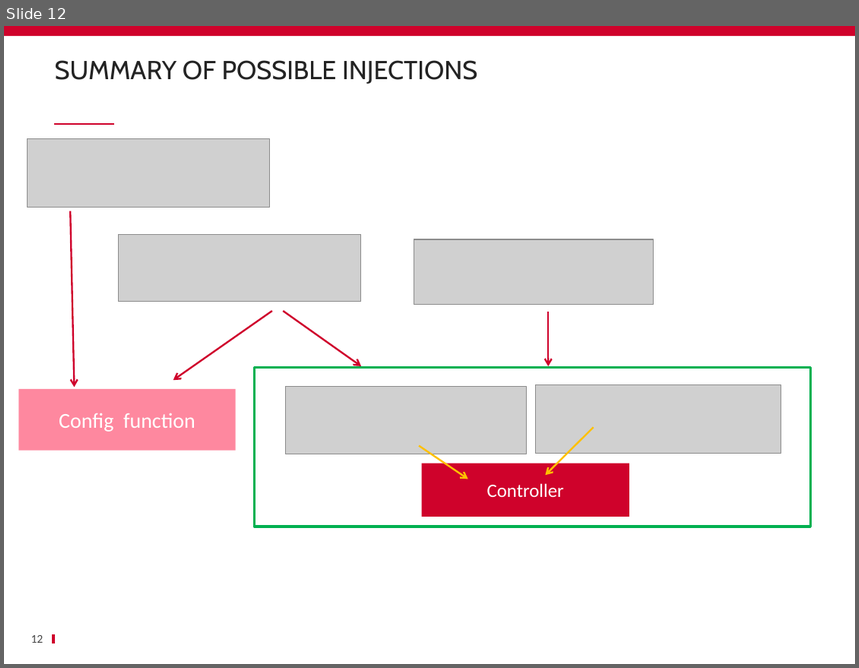
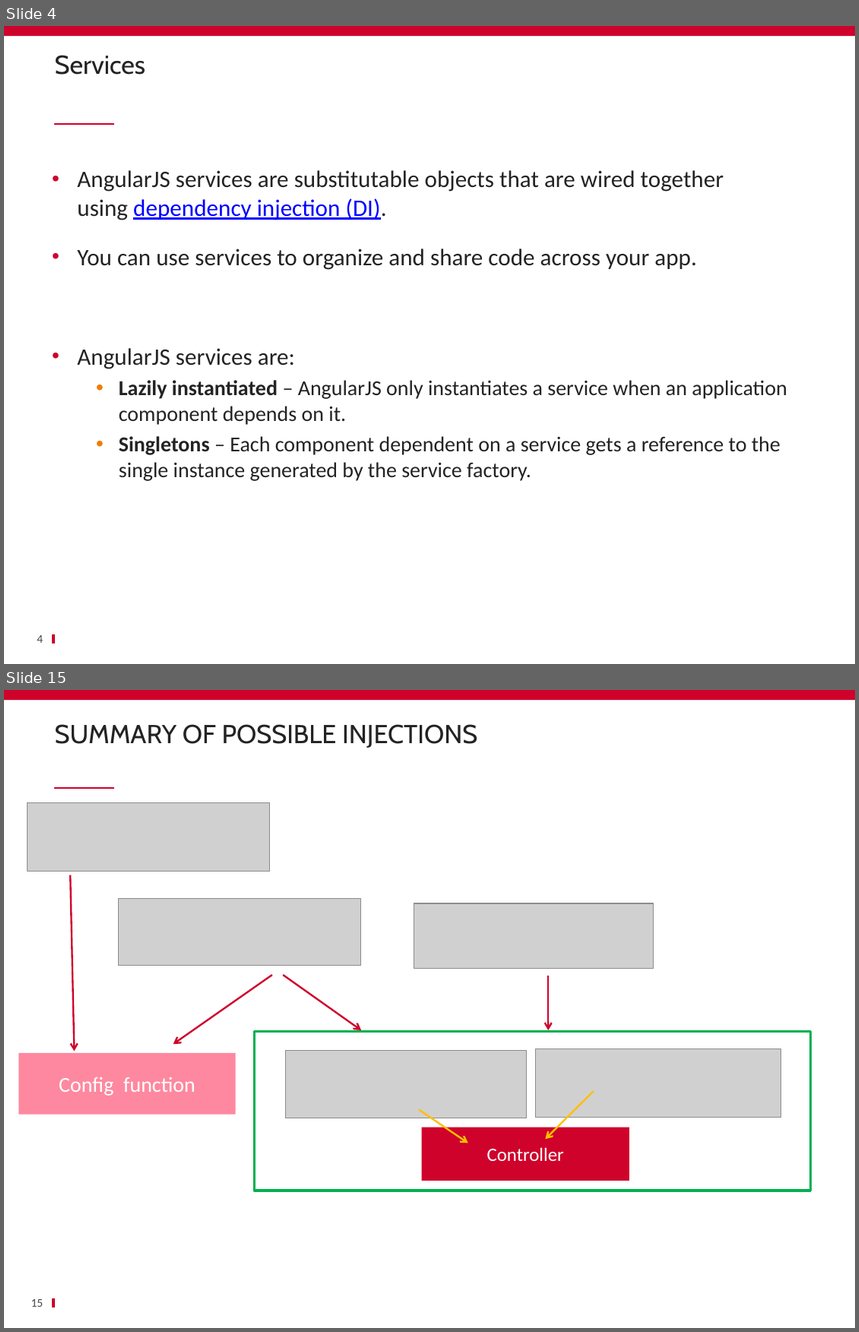
Before and after one commit to ycintre/formation-angularjs, a slide deck: 15 Custom services/Custom services.pptx. Shown one above the other, each under a label of ours: slide 12 before the commit, slides 4 and 15 after it; the slides between them are not shown. The pictures are 859x668 and 859x1332 pixels, drawn with LibreOffice and Linux fonts; fonts in the diff are those of the drawing; grey boxes stand for pictures; background and template pictures are left out. Boxes give left, top, right and bottom in pixels: in the first picture for what was removed or moved away, otherwise in the second. Text is boxed around its words. In the diff, an @@ line names an element or a change of style, - is before the commit and + after.

Commit message:
completely rework custom services slides

```diff
--- a/15 Custom services/Custom services.pptx
+++ b/15 Custom services/Custom services.pptx
@@ slide 4 added at box(4, 26, 855, 664), background #FFFFFF; not listed: 3 template elements that a slide beside it also shows @@
@@ title added at box(55, 55, 145, 75), 22 pt, text #232323 @@
+Services
@@ text added at box(77, 170, 787, 481), 18 pt, text #232323 @@
+• AngularJS services are substitutable objects that are wired together using dependency injection (DI).
+• You can use services to organize and share code across your app.
+• AngularJS services are:
+  • Lazily instantiated – AngularJS only instantiates a service when an application component depends on it.
+  • Singletons – Each component dependent on a service gets a reference to the single instance generated by the service factory.
@@ page number added at box(37, 636, 43, 643), 10 pt, text #464646 @@
+4
@@ what was slide 12 is now slide 15 @@
@@ page number at box(31, 1300, 44, 1307): text changed @@
-12
+15
```
Also in this commit, not shown: 1 slide changed, 13 other slides added, 17 slides removed.
